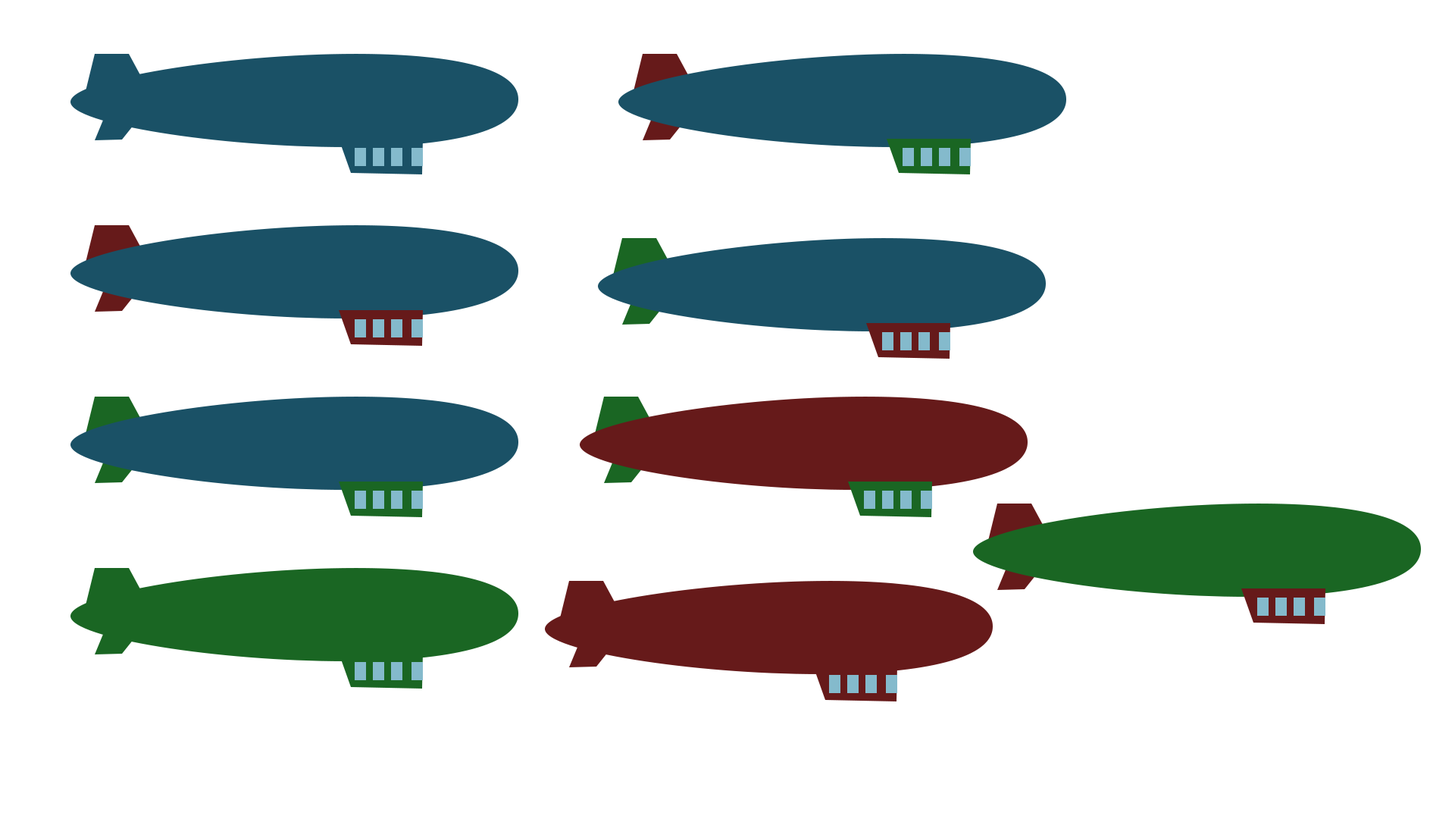
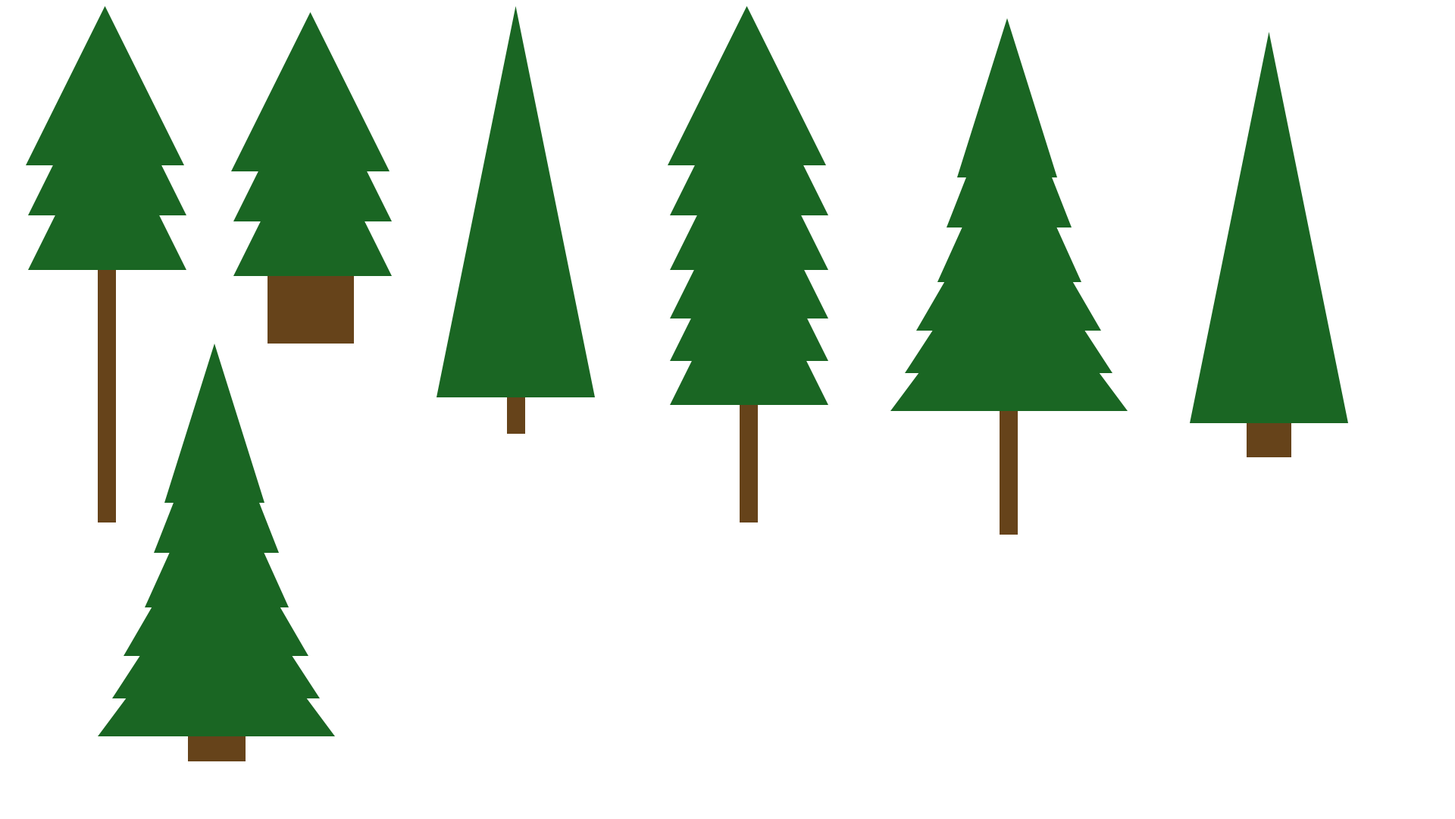
Layered file, before and after one edit (1455px x 819px). Changes by layer:
hid group "zeppelins" (72 layers) over <box>70,53,1422,702</box>
added group "trees" with 40 layers above "mailboxes" over <box>25,6,1349,762</box>
added group "tree 1" with 4 layers in group "trees" over <box>25,6,187,523</box>
added layer "Triangle 1" (1st of 7, in "trees" › "tree 1") in group "tree 1" over <box>25,6,185,166</box>
added group "tree 2" with 4 layers in group "trees" over <box>231,12,392,344</box>
added group "tree 3" with 2 layers in group "trees" over <box>436,6,596,434</box>
added layer "Triangle 1" (3rd of 7, in "trees" › "tree 3") in group "tree 3" over <box>436,6,596,398</box>
added group "tree 4" with 7 layers in group "trees" over <box>667,6,829,523</box>
added layer "Triangle 1" (4th of 7, in "trees" › "tree 4") in group "tree 4" over <box>667,6,827,166</box>
added group "tree 5" with 7 layers in group "trees" over <box>890,18,1128,535</box>
added layer "Triangle 1 copy 5" (2nd of 3, in "trees" › "tree 5") in group "tree 5" over <box>890,251,1128,411</box>
added layer "Triangle 1 copy 4" (2nd of 3, in "trees" › "tree 5") in group "tree 5" over <box>905,213,1113,373</box>
added layer "Triangle 1 copy 3" (2nd of 3, in "trees" › "tree 5") in group "tree 5" over <box>916,171,1102,331</box>
added group "tree 6" with 2 layers in group "trees" over <box>1190,31,1349,458</box>
added layer "Triangle 1" (6th of 7, in "trees" › "tree 6") in group "tree 6" over <box>1190,31,1349,423</box>
added group "tree 7" with 7 layers in group "trees" over <box>97,343,336,762</box>
added layer "Triangle 1 copy 5" (3rd of 3, in "trees" › "tree 7") in group "tree 7" over <box>97,576,336,737</box>
added layer "Triangle 1 copy 4" (3rd of 3, in "trees" › "tree 7") in group "tree 7" over <box>112,538,320,699</box>
added layer "Triangle 1 copy 3" (3rd of 3, in "trees" › "tree 7") in group "tree 7" over <box>123,496,309,656</box>
…and 23 more changes (23 added)
